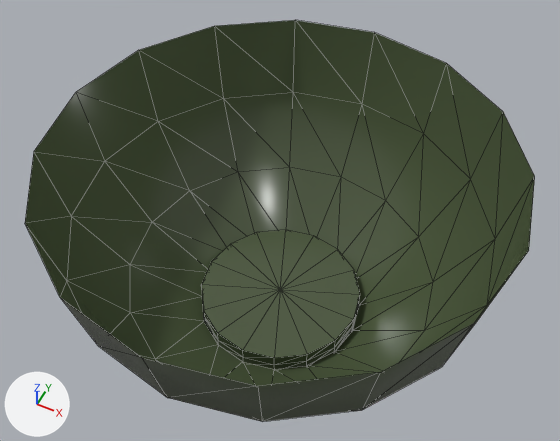
What one commit did to the glTF model media/shop/ensaladera.glb.
Rendered twice from a 50 mm lens placed at (0.499, -0.999, 1.692), pointed at (-0.02, 0.039, 0.394). Arrows for +X, +Y and +Z are at lower left; the lights stay in place. Mesh edges are drawn as thin lines. Vertices at the same position are counted once.

Names of what the first picture shows: 'Cilindro', 'Cápsula'.
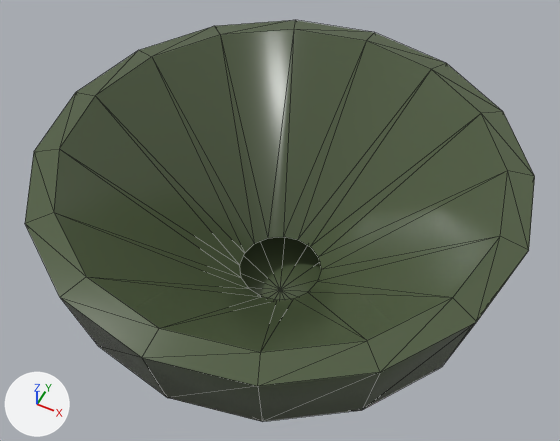
What differs and where, as boxes [x1, y1, x2, y2] in the pictures (560 x 441 px):
part 1 of me_cápsula, added (green)
    after: [25, 20, 535, 386]
'Cilindro', unchanged, covered by the edit
    before: [202, 230, 360, 369]
    after: [240, 237, 321, 300]

The change, as a list of edits to the scene's bpy script:
```text
Change me_cápsula:
    used by ob_cápsula; location = (0.0, 0.0, 1.112)
    remove me_cápsula.from_pydata(...)  # 64 vertices, 96 faces; spans x -0.5..0.5, y -0.5..0.5, z -0.962..-0.5
    add me_cápsula.from_pydata(...)  # 96 vertices, 160 faces; spans x -0.5..0.5, y -0.5..0.5, z -0.962..-0.489
    me_cápsula part 1
    32 vertices are added at x -0.445..0.445, y -0.445..0.445, z -0.832..-0.489
    64 new faces join them
```
